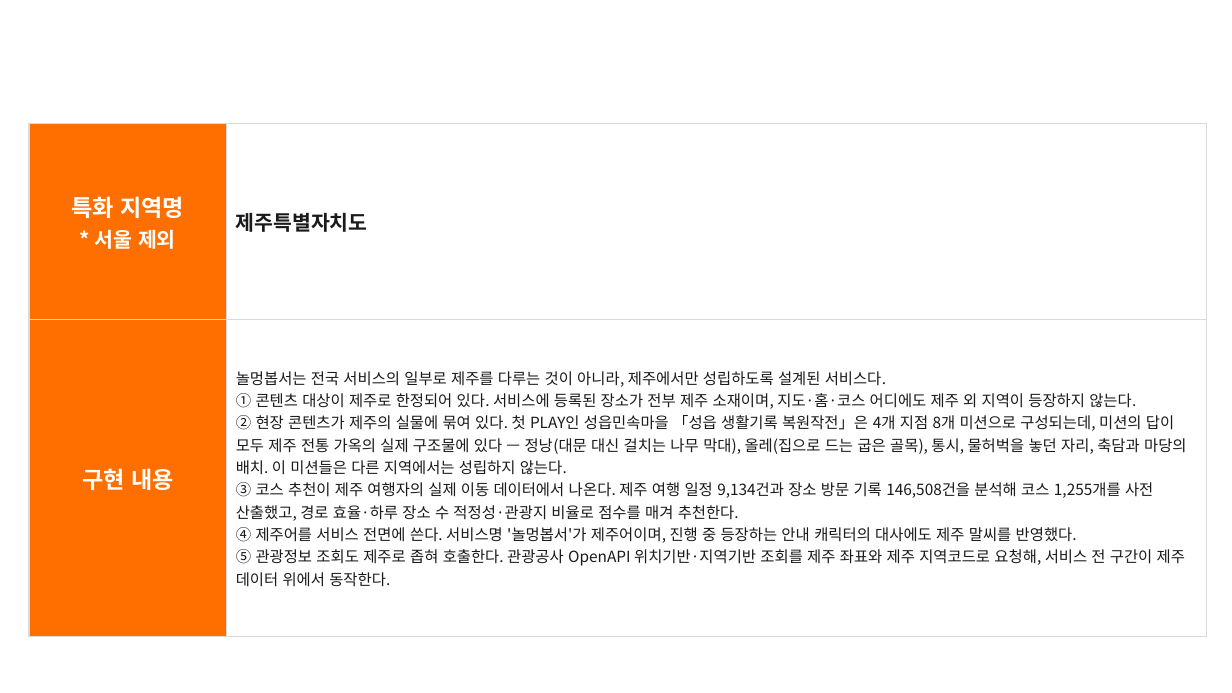
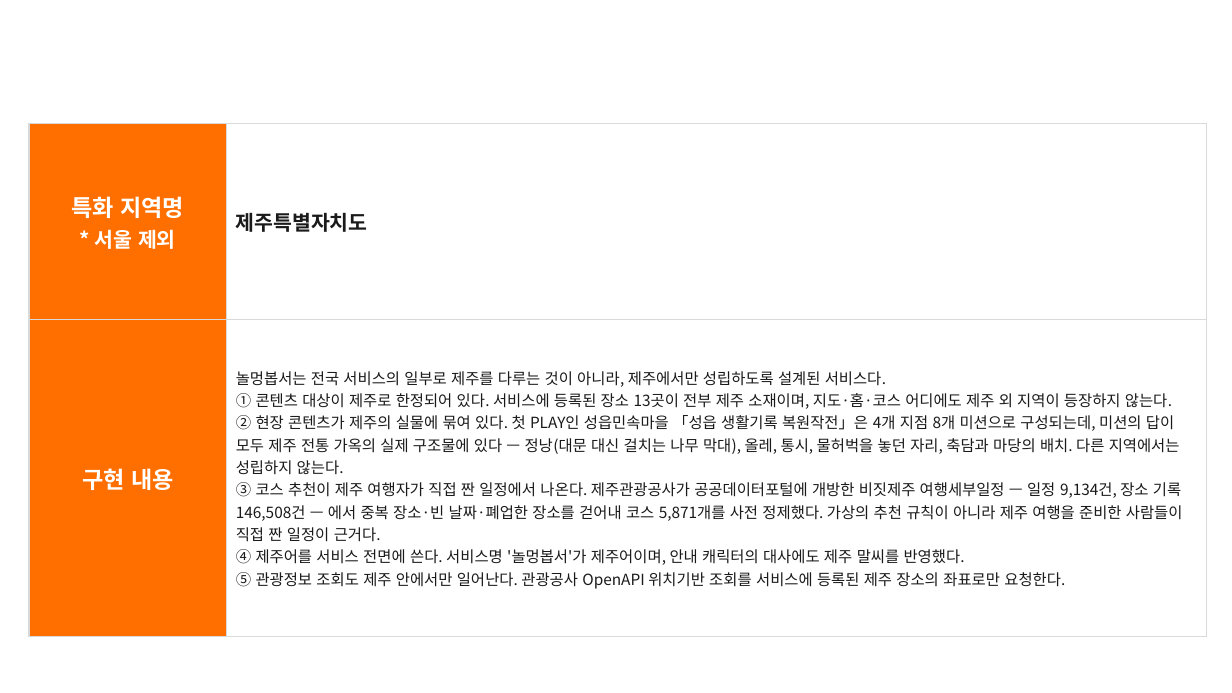
Before and after one commit to keepdev0919/Final-Project, a slide deck: slide 5 of docs/관광데이터 개발 공모전/놀멍봅서_기능설명서.pptx. Drawn at 1232x693 pixels with LibreOffice and Linux fonts; fonts in the diff are those of the drawing; background and template pictures are left out. Boxes give left, top, right and bottom in pixels: in the first picture for what was removed or moved away, otherwise in the second. Text is boxed around its words. In the diff, an @@ line names an element or a change of style, - is before the commit and + after.

Commit message:
docs(공모전): 기능설명서를 출시 화면으로 채우고 캡처 v2 추가
- 놀멍봅서_기능설명서.pptx 에 실제 서버 데이터가 담긴 화면을 넣었다
- 캡처_v2: PLAY 미션·발견·이야기·완주, 장소 상세 이용정보·출처, 내 코스,
  지도(전체·권역 이동·준비 중 핀), 무장애 타일, 주변 시설 출처
- 같은 내용의 옛 사본 nolmeongbopseo_function_spec.pptx 와 기능설명서_초안.md 삭제

```diff
--- a/docs/관광데이터 개발 공모전/놀멍봅서_기능설명서.pptx
+++ b/docs/관광데이터 개발 공모전/놀멍봅서_기능설명서.pptx
@@ table at (29, 123, 1206, 637) @@
-row 2, column 2: 놀멍봅서는 전국 서비스의 일부로 제주를 다루는 것이 아니라, 제주에서만 성립하도록 설계된 서비스다. / ① 콘텐츠 대상이 제주로 한정되어 있다. 서비스에 등록된 장소가 전부 제주 소재이며, 지도·홈·코스 어디에도 제주 외 지역이 등장하지 않는다. / ② 현장 콘텐츠가 제주의 실물에 묶여 있다. 첫 PLAY인 성읍민속마을 「성읍 생활기록 복원작전」은 4개 지점 8개 미션으로 구성되는데, 미션의 답이 모두 제주 전통 가옥의 실제 구조물에 있다 — 정낭(대문 대신 걸치는 나무 막대), 올레(집으로 드는 굽은 골목), 통시, 물허벅을 놓던 자리, 축담과 마당의 배치. 이 미션들은 다른 지역에서는 성립하지 않는다. / ③ 코스 추천이 제주 여행자의 실제 이동 데이터에서 나온다. 제주 여행 일정 9,134건과 장소 방문 기록 146,508건을 분석해 코스 1,255개를 사전 산출했고, 경로 효율·하루 장소 수 적정성·관광지 비율로 점수를 매겨 추천한다. / ④ 제주어를 서비스 전면에 쓴다. 서비스명 '놀멍봅서'가 제주어이며, 진행 중 등장하는 안내 캐릭터의 대사에도 제주 말씨를 반영했다. / ⑤ 관광정보 조회도 제주로 좁혀 호출한다. 관광공사 OpenAPI 위치기반·지역기반 조회를 제주 좌표와 제주 지역코드로 요청해, 서비스 전 구간이 제주 데이터 위에서 동작한다.
+row 2, column 2: 놀멍봅서는 전국 서비스의 일부로 제주를 다루는 것이 아니라, 제주에서만 성립하도록 설계된 서비스다. / ① 콘텐츠 대상이 제주로 한정되어 있다. 서비스에 등록된 장소 13곳이 전부 제주 소재이며, 지도·홈·코스 어디에도 제주 외 지역이 등장하지 않는다. / ② 현장 콘텐츠가 제주의 실물에 묶여 있다. 첫 PLAY인 성읍민속마을 「성읍 생활기록 복원작전」은 4개 지점 8개 미션으로 구성되는데, 미션의 답이 모두 제주 전통 가옥의 실제 구조물에 있다 — 정낭(대문 대신 걸치는 나무 막대), 올레, 통시, 물허벅을 놓던 자리, 축담과 마당의 배치. 다른 지역에서는 성립하지 않는다. / ③ 코스 추천이 제주 여행자가 직접 짠 일정에서 나온다. 제주관광공사가 공공데이터포털에 개방한 비짓제주 여행세부일정 — 일정 9,134건, 장소 기록 146,508건 — 에서 중복 장소·빈 날짜·폐업한 장소를 걷어내 코스 5,871개를 사전 정제했다. 가상의 추천 규칙이 아니라 제주 여행을 준비한 사람들이 직접 짠 일정이 근거다. / ④ 제주어를 서비스 전면에 쓴다. 서비스명 '놀멍봅서'가 제주어이며, 안내 캐릭터의 대사에도 제주 말씨를 반영했다. / ⑤ 관광정보 조회도 제주 안에서만 일어난다. 관광공사 OpenAPI 위치기반 조회를 서비스에 등록된 제주 장소의 좌표로만 요청한다.
```
Also in this commit, not shown: 12 other slides changed, 14 other files.
